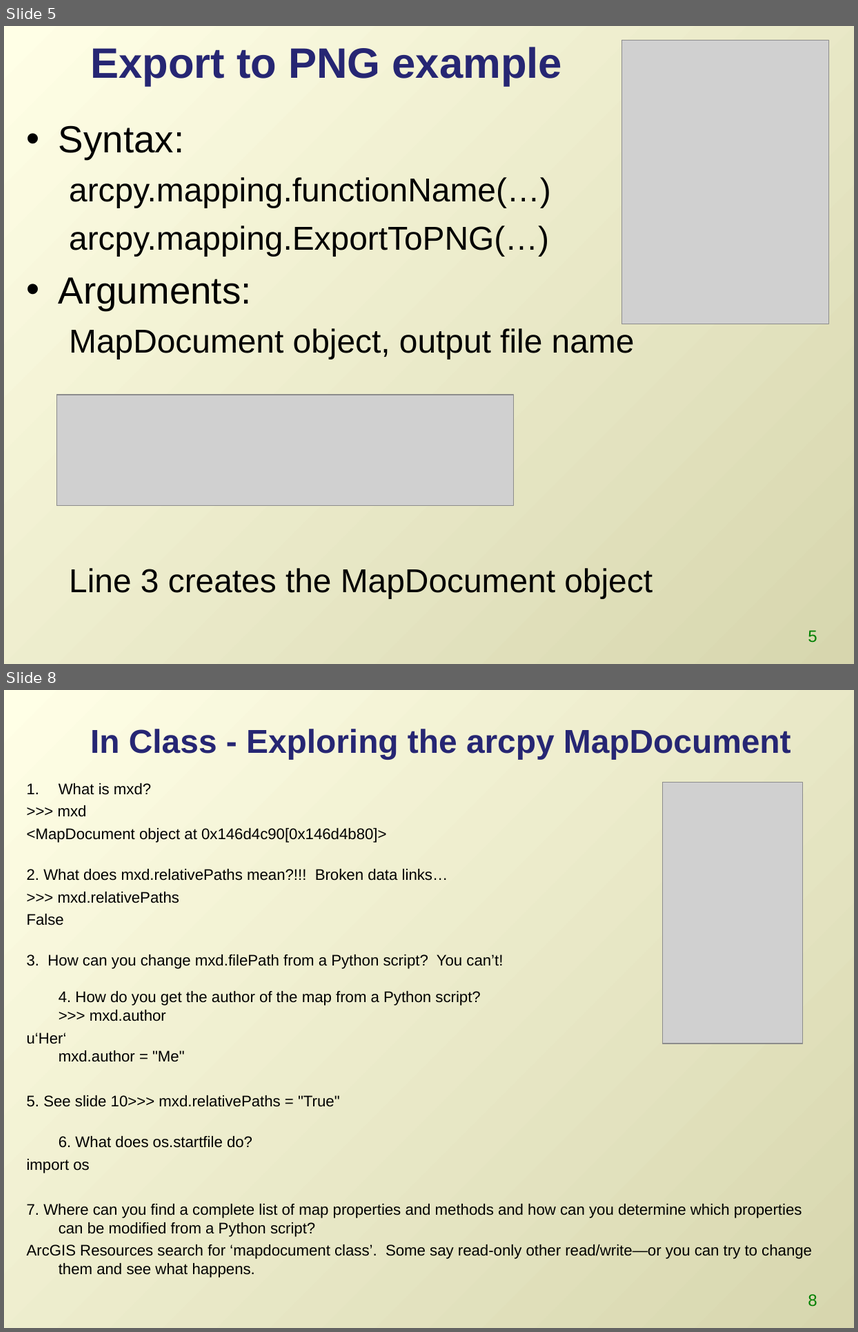
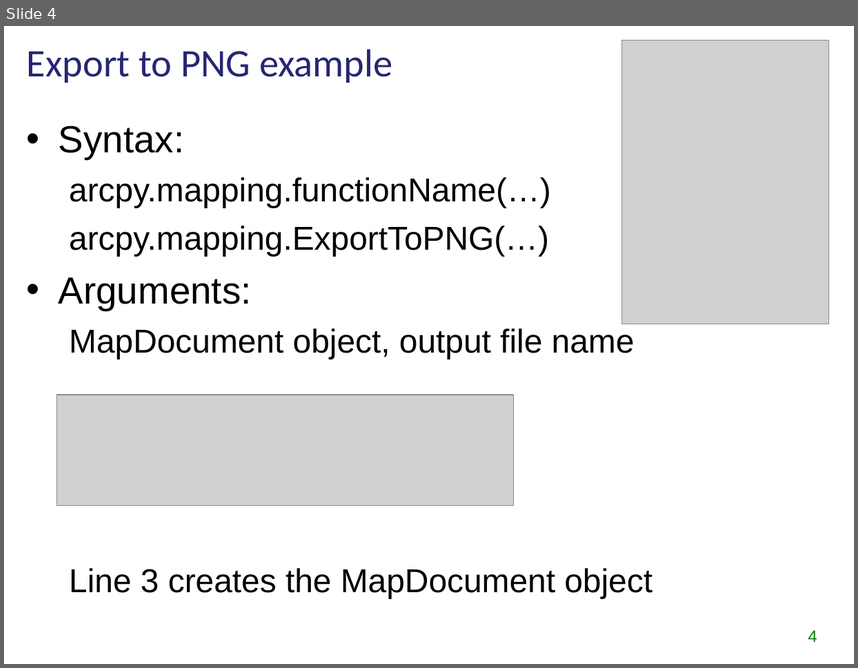
Before and after one commit to lgtateos/gis540, a slide deck: slides/arcpyMapping.ppt. Shown one above the other, each under a label of ours: slides 5 and 8 before the commit, slide 4 after it; the slides between them are not shown. The pictures are 858x1332 and 858x668 pixels, drawn with LibreOffice and Linux fonts; fonts in the diff are those of the drawing; grey boxes stand for pictures. Boxes give left, top, right and bottom in pixels: in the first picture for what was removed or moved away, otherwise in the second. Text is boxed around its words. In the diff, an @@ line names an element or a change of style, - is before the commit and + after.

```diff
--- a/slides/arcpyMapping.ppt
+++ b/slides/arcpyMapping.ppt
@@ slide 8 removed at (x1=4, y1=690, x2=854, y2=1328), background gradient #FFFFE6 to #D7D6AE @@
@@ title removed at (x1=90, y1=729, x2=791, y2=759) @@
-In Class - Exploring the arcpy MapDocument
@@ text removed at (x1=27, y1=783, x2=812, y2=1277) @@
-1. What is mxd?
->>> mxd
-<MapDocument object at 0x146d4c90[0x146d4b80]>
-2. What does mxd.relativePaths mean?!!! Broken data links…
->>> mxd.relativePaths
-False
-3. How can you change mxd.filePath from a Python script? You can’t!
-4. How do you get the author of the map from a Python script?
->>> mxd.author
-u‘Her‘
-mxd.author = "Me"
-5. See slide 10>>> mxd.relativePaths = "True"
-6. What does os.startfile do?
-import os
-7. Where can you find a complete list of map properties and methods and how can you determine which properties can be modified from a Python script?
-ArcGIS Resources search for ‘mapdocument class’. Some say read-only other read/write—or you can try to change them and see what happens.
@@ picture removed at (x1=663, y1=782, x2=803, y2=1043) @@
@@ page number removed at (x1=808, y1=1294, x2=817, y2=1306) @@
-8
@@ what was slide 5 is now slide 4 @@
@@ slide 4 changed as well @@
@@ background gradient #FFFFE6 to #D7D6AE to #FFFFFF @@
@@ title "Export to PNG example" moved from (x1=90, y1=47, x2=562, y2=86) to (x1=27, y1=49, x2=392, y2=83) @@
@@ title "Export to PNG example" at (x1=27, y1=49, x2=392, y2=83): size 36 to 33 pt, font Arial to Calibri, bold off @@
@@ page number at (x1=808, y1=630, x2=817, y2=641): text changed @@
-5
+4
```
Also in this commit, not shown: 25 other slides changed, 7 slides added, 2 other slides removed.
